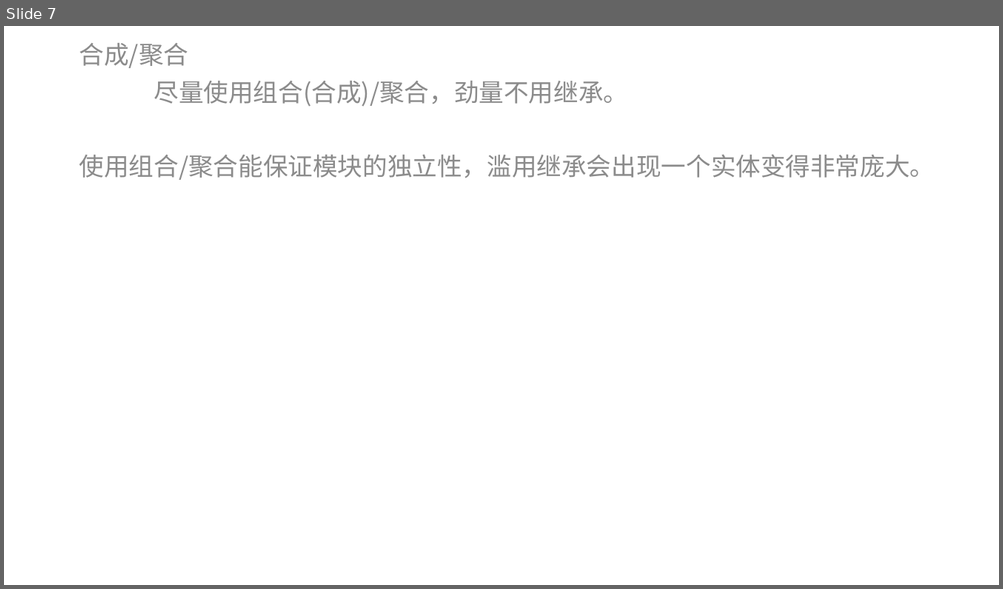
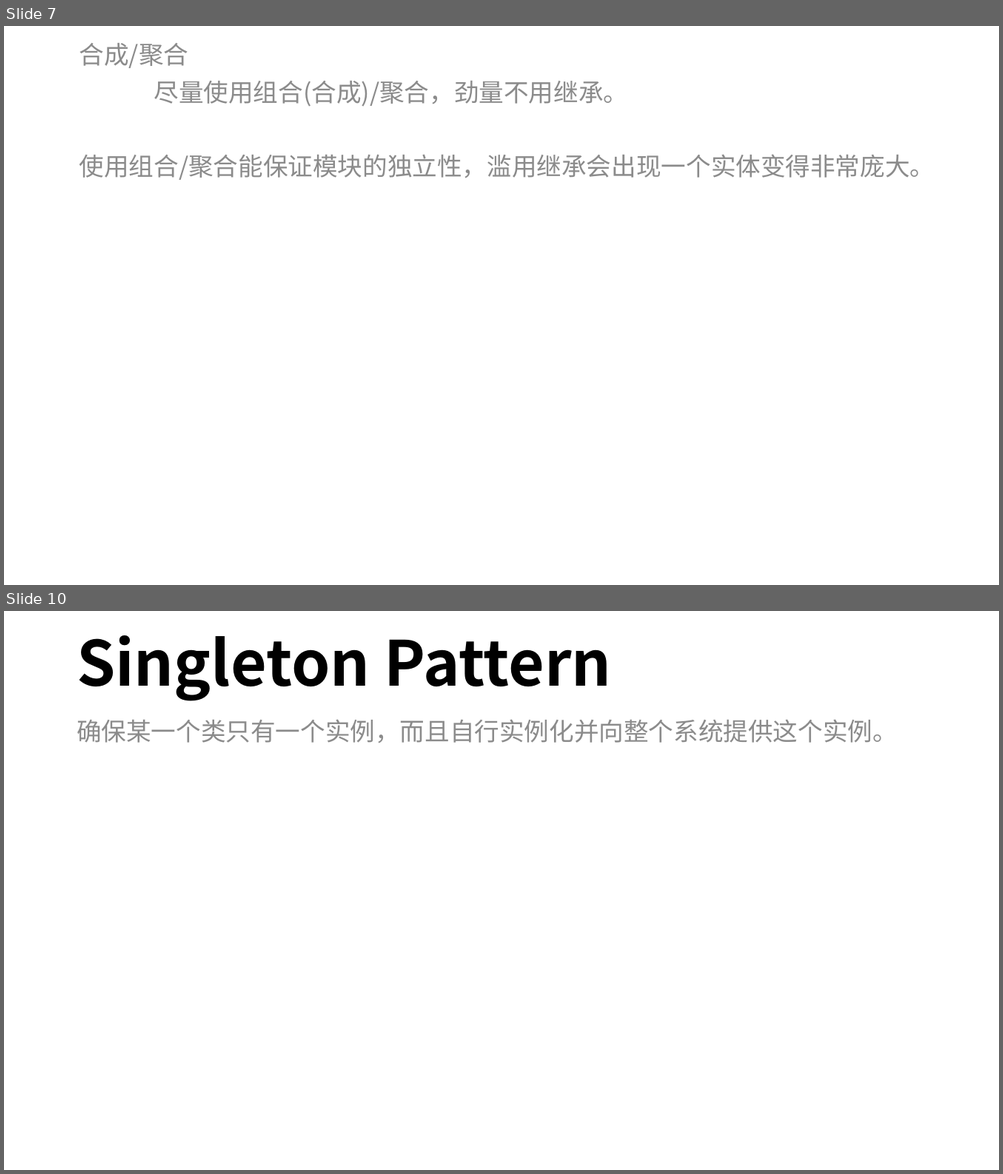
Before and after one commit to mshandle/GStar, a slide deck: Document/les2/les2.pptx. Shown one above the other, each under a label of ours: slide 7 before the commit, slides 7 and 10 after it; the slides between them are not shown. The pictures are 1003x589 and 1003x1174 pixels, drawn with LibreOffice and Linux fonts; fonts in the diff are those of the drawing. Boxes give left, top, right and bottom in pixels: in the first picture for what was removed or moved away, otherwise in the second. Text is boxed around its words. In the diff, an @@ line names an element or a change of style, - is before the commit and + after.

```diff
--- a/Document/les2/les2.pptx
+++ b/Document/les2/les2.pptx
@@ slide 10 added at box(4, 611, 999, 1170), background #FFFFFF @@
@@ title added at box(77, 635, 612, 701), 60 pt, text #000000, bold @@
+Singleton Pattern
@@ text added at box(77, 720, 897, 743), 24 pt, text #8C8C8C @@
+确保某一个类只有一个实例，而且自行实例化并向整个系统提供这个实例。
```
Also in this commit, not shown: 1 slide changed, 6 other slides added.
